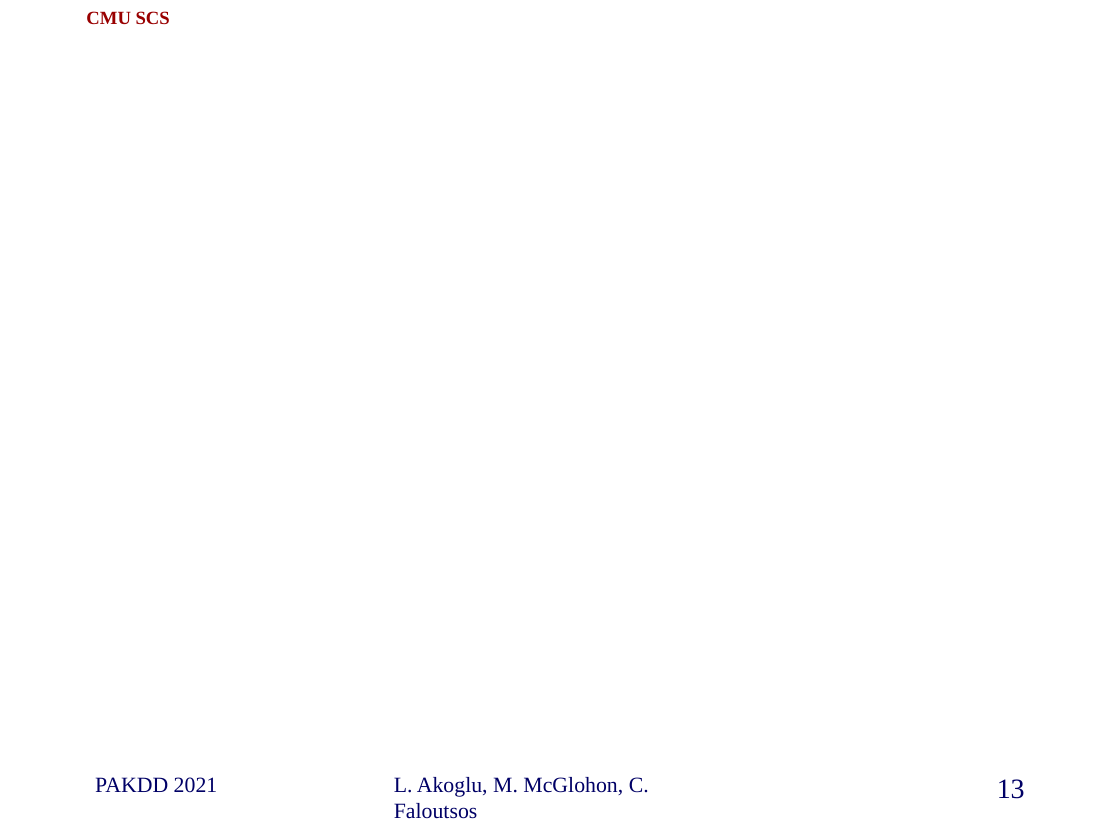
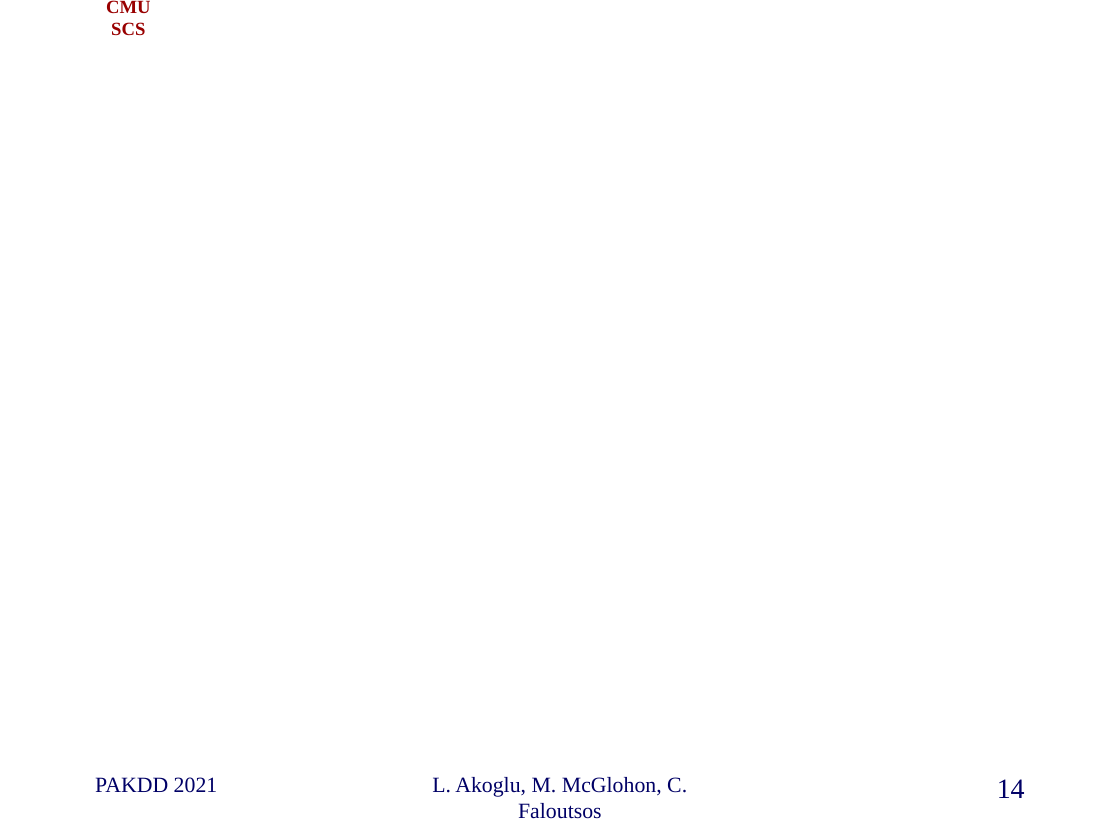
Before and after one commit to cfaloutsos/2021-pakdd-ToT, a slide deck: slide 14 of P1_past_OddBall_ToT.pptx (slide 13 before the commit). Drawn at 1120x840 pixels with LibreOffice and Linux fonts; fonts in the diff are those of the drawing; background and template pictures are left out. Boxes give left, top, right and bottom in pixels: in the first picture for what was removed or moved away, otherwise in the second. Text is boxed around its words. In the diff, an @@ line names an element or a change of style, - is before the commit and + after.

```diff
--- a/P1_past_OddBall_ToT.pptx
+++ b/P1_past_OddBall_ToT.pptx
@@ text "CMU SCS" rewrapped from bbox=[86, 11, 170, 25] to bbox=[106, 0, 151, 36] @@
@@ text "L. Akoglu, M. McGlohon, C. ..." at bbox=[432, 777, 687, 819]: alignment left to centre @@
@@ page number at bbox=[997, 779, 1025, 798]: text changed @@
-13
+14
```
Also in this commit, not shown: 6 other slides changed, 8 slides added, 7 slides removed.
